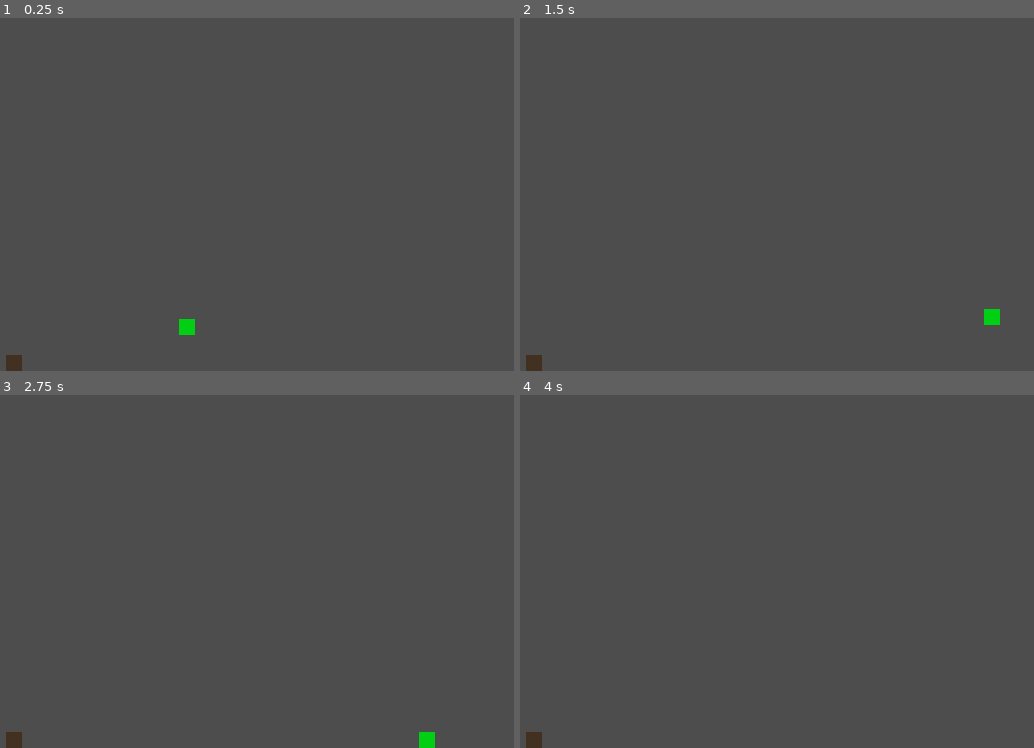
Above: before the commit, frames 1-4 (two rows, left to right).
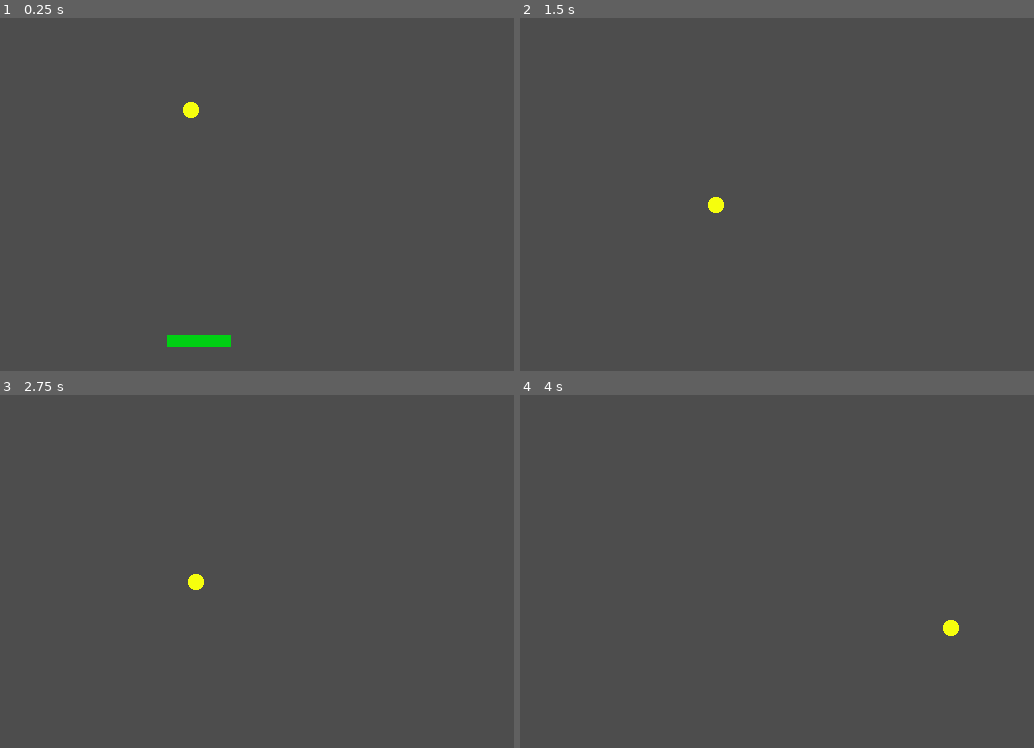
Above: after the commit, the same moments.

Repository: YannVeld/LD60
Game: Godot game, scene res://main.tscn
The game is run twice, just before and just after one commit, with the same random seed, the same clock (stepped at 60 frames per second) and the same inputs.
Inputs:
- Up to frame 1 (0.25 s): no input
- Up to frame 2 (1.5 s): tap Enter (ui_accept) at 0.5, 0.6, 0.77, 1.07, 1.35 s; hold Right (ui_right) from 0.53 s (still down)
- Up to frame 3 (2.75 s): tap Enter (ui_accept) at 1.52, 1.82, 2, 2.1 s; release Right (ui_right) at 2.03 s; hold Left (ui_left) from 2.03 s (still down)
- Up to frame 4 (4 s): release Left (ui_left) at 2.78 s; hold Right (ui_right) from 2.78 s (still down); tap Enter (ui_accept) at 2.85, 3.02, 3.32, 3.5, 3.6, 3.77 s

The runs differ from the first frame. In frame 1, 0.8% of the frame differs, in the area x 1-45%, y 23-100%; in frame 2, 0.4%; in frame 3, 0.4%; in frame 4, 0.3%.

Commit message:
First version of tetris

Diff:
--- /dev/null
+++ b/Scripts/ball.gd
@@ -0,0 +1,52 @@
+class_name Ball extends RigidBody2D
+
+@export var gameProperties: GameProperties
+
+const MAXSPEED: float = 2000.0
+
+var initial_pos: Vector2
+
+# Called when the node enters the scene tree for the first time.
+func _ready() -> void:
+	initial_pos = global_position
+
+	body_entered.connect(_on_body_entered)
+
+	var _outArea: Area2D = $"../OutArea"
+	_outArea.body_entered.connect(_on_out_area_entered)
+
+	_respawn(0.0)
+
+
+# Called every frame. 'delta' is the elapsed time since the previous frame.
+func _process(delta: float) -> void:
+	pass
+
+func _physics_process(delta: float) -> void:
+	pass
+
+func _integrate_forces(state: PhysicsDirectBodyState2D) -> void:
+	if linear_velocity.length() > MAXSPEED:
+		linear_velocity = linear_velocity.normalized() * MAXSPEED
+
+
+
+func _respawn(respawn_time: float):
+	set_deferred("freeze", true)
+
+	global_position = initial_pos
+	linear_velocity = Vector2.ZERO
+	await get_tree().create_timer(respawn_time).timeout
+	var vel: Vector2 = Vector2.LEFT.rotated(PI*randf())
+	linear_velocity = vel * gameProperties.ball_speed
+
+	set_deferred("freeze", false)
+
+
+func _on_body_entered(body: Node):
+	if body is Bat:
+		set_axis_velocity(linear_velocity + Vector2.UP * gameProperties.bat_boost)
+
+func _on_out_area_entered(body: Node2D):
+	if not body == self: return
+	_respawn(gameProperties.ball_respawn_time)
--- /dev/null
+++ b/Scripts/bat.gd
@@ -0,0 +1,18 @@
+class_name Bat extends StaticBody2D
+
+const SPEED: float = 500.0
+
+var input_dir: float = 0.0
+
+# Called when the node enters the scene tree for the first time.
+func _ready() -> void:
+	pass # Replace with function body.
+
+
+# Called every frame. 'delta' is the elapsed time since the previous frame.
+func _process(delta: float) -> void:
+	input_dir = Input.get_axis("move_left", "move_right")
+
+
+func _physics_process(delta: float) -> void:
+	position.x += input_dir * SPEED * delta
--- /dev/null
+++ b/Scripts/game_properties.gd
@@ -0,0 +1,6 @@
+class_name GameProperties extends Resource
+
+@export var ball_speed: float = 500.0
+@export var bat_boost: float = 100.0
+
+@export var ball_respawn_time: float = 2.0
--- a/Scripts/player_movement.gd
+++ /dev/null
@@ -1,25 +0,0 @@
-extends CharacterBody2D
-
-
-const SPEED = 300.0
-const JUMP_VELOCITY = -400.0
-
-
-func _physics_process(delta: float) -> void:
-	# Add the gravity.
-	if not is_on_floor():
-		velocity += get_gravity() * delta
-
-	# Handle jump.
-	if Input.is_action_just_pressed("ui_accept") and is_on_floor():
-		velocity.y = JUMP_VELOCITY
-
-	# Get the input direction and handle the movement/deceleration.
-	# As good practice, you should replace UI actions with custom gameplay actions.
-	var direction := Input.get_axis("ui_left", "ui_right")
-	if direction:
-		velocity.x = direction * SPEED
-	else:
-		velocity.x = move_toward(velocity.x, 0, SPEED)
-
-	move_and_slide()
--- /dev/null
+++ b/gameProperties.tres
@@ -0,0 +1,7 @@
+[gd_resource type="Resource" script_class="GameProperties" format=3 uid="uid://bmmc64lrnyhh8"]
+
+[ext_resource type="Script" uid="uid://bbos43d6hcw4x" path="res://Scripts/game_properties.gd" id="1_2tppu"]
+
+[resource]
+script = ExtResource("1_2tppu")
+metadata/_custom_type_script = "uid://bbos43d6hcw4x"
--- a/main.tscn
+++ b/main.tscn
@@ -1,40 +1,89 @@
 [gd_scene format=3 uid="uid://dggmv72mor6lf"]
 
-[ext_resource type="Script" uid="uid://bs5s20m8outse" path="res://Scripts/player_movement.gd" id="1_0xm2m"]
+[ext_resource type="Script" uid="uid://dxgq8kcajiq3s" path="res://Scripts/ball.gd" id="1_0xm2m"]
+[ext_resource type="Texture2D" uid="uid://2wh2ila100x0" path="res://Sprites/yellowCircle.png" id="1_ig7tw"]
 [ext_resource type="Texture2D" uid="uid://bmauc48gxglmh" path="res://Sprites/greenSquare.png" id="2_h2yge"]
-[ext_resource type="Texture2D" uid="uid://ctafehlq1f6dw" path="res://Sprites/brownBlock.png" id="3_h2yge"]
+[ext_resource type="Resource" uid="uid://bmmc64lrnyhh8" path="res://gameProperties.tres" id="2_lquwl"]
+[ext_resource type="Script" uid="uid://b23buabh3sigj" path="res://Scripts/bat.gd" id="3_1bvp3"]
 
-[sub_resource type="CircleShape2D" id="CircleShape2D_c7xce"]
+[sub_resource type="PhysicsMaterial" id="PhysicsMaterial_h2yge"]
+friction = 0.0
+rough = true
+bounce = 1.0
+
+[sub_resource type="CircleShape2D" id="CircleShape2D_sifc0"]
 radius = 8.0
 
-[sub_resource type="RectangleShape2D" id="RectangleShape2D_c7xce"]
-size = Vector2(16, 16)
+[sub_resource type="PhysicsMaterial" id="PhysicsMaterial_0xm2m"]
+friction = 0.0
+rough = true
+bounce = 1.0
 
-[sub_resource type="WorldBoundaryShape2D" id="WorldBoundaryShape2D_c7xce"]
+[sub_resource type="WorldBoundaryShape2D" id="WorldBoundaryShape2D_sifc0"]
+normal = Vector2(0, 1)
+
+[sub_resource type="PhysicsMaterial" id="PhysicsMaterial_1bvp3"]
+friction = 0.0
+bounce = 1.0
+
+[sub_resource type="CapsuleShape2D" id="CapsuleShape2D_1bvp3"]
+radius = 6.0
+height = 64.0
+
+[sub_resource type="WorldBoundaryShape2D" id="WorldBoundaryShape2D_cx551"]
+distance = 34.0
 
 [node name="Node2D" type="Node2D" unique_id=1396456076]
 
-[node name="CharacterBody2D" type="CharacterBody2D" parent="." unique_id=2123570549]
-position = Vector2(313, 287)
+[node name="Ball" type="RigidBody2D" parent="." unique_id=862803632]
+position = Vector2(322, 194)
+physics_material_override = SubResource("PhysicsMaterial_h2yge")
+gravity_scale = 0.5
+lock_rotation = true
+continuous_cd = 2
+contact_monitor = true
+max_contacts_reported = 3
 script = ExtResource("1_0xm2m")
+gameProperties = ExtResource("2_lquwl")
 
-[node name="Sprite2D" type="Sprite2D" parent="CharacterBody2D" unique_id=895361514]
+[node name="Sprite2D" type="Sprite2D" parent="Ball" unique_id=180812032]
+texture = ExtResource("1_ig7tw")
+
+[node name="CollisionShape2D" type="CollisionShape2D" parent="Ball" unique_id=2127869619]
+shape = SubResource("CircleShape2D_sifc0")
+
+[node name="LevelWalls" type="StaticBody2D" parent="." unique_id=1074300178]
+physics_material_override = SubResource("PhysicsMaterial_0xm2m")
+
+[node name="right" type="CollisionShape2D" parent="LevelWalls" unique_id=598274539]
+position = Vector2(640, 360)
+rotation = 1.5707964
+shape = SubResource("WorldBoundaryShape2D_sifc0")
+
+[node name="top" type="CollisionShape2D" parent="LevelWalls" unique_id=1884538656]
+shape = SubResource("WorldBoundaryShape2D_sifc0")
+
+[node name="left" type="CollisionShape2D" parent="LevelWalls" unique_id=524024089]
+rotation = 4.712389
+shape = SubResource("WorldBoundaryShape2D_sifc0")
+
+[node name="Bat" type="StaticBody2D" parent="." unique_id=1031534249]
+position = Vector2(325, 330)
+physics_material_override = SubResource("PhysicsMaterial_1bvp3")
+script = ExtResource("3_1bvp3")
+
+[node name="Sprite2D" type="Sprite2D" parent="Bat" unique_id=829826266]
+scale = Vector2(4, 0.75)
 texture = ExtResource("2_h2yge")
 
-[node name="CollisionShape2D" type="CollisionShape2D" parent="CharacterBody2D" unique_id=1117157410]
-shape = SubResource("CircleShape2D_c7xce")
+[node name="CollisionShape2D" type="CollisionShape2D" parent="Bat" unique_id=881752591]
+rotation = 1.5707964
+shape = SubResource("CapsuleShape2D_1bvp3")
 
-[node name="StaticBody2D" type="StaticBody2D" parent="." unique_id=1522687327]
-position = Vector2(140, 352)
+[node name="OutArea" type="Area2D" parent="." unique_id=244651015]
+position = Vector2(324, 427.64)
+collision_layer = 2
 
-[node name="Sprite2D" type="Sprite2D" parent="StaticBody2D" unique_id=236378067]
-texture = ExtResource("3_h2yge")
-
-[node name="CollisionShape2D" type="CollisionShape2D" parent="StaticBody2D" unique_id=1628084825]
-shape = SubResource("RectangleShape2D_c7xce")
-
-[node name="StaticBody2D2" type="StaticBody2D" parent="." unique_id=2001543779]
-position = Vector2(239, 360)
-
-[node name="CollisionShape2D" type="CollisionShape2D" parent="StaticBody2D2" unique_id=1167376400]
-shape = SubResource("WorldBoundaryShape2D_c7xce")
+[node name="CollisionShape2D" type="CollisionShape2D" parent="OutArea" unique_id=1318569660]
+shape = SubResource("WorldBoundaryShape2D_cx551")
+debug_color = Color(0.9067214, 0.1386497, 0.66289157, 0.41960785)
--- a/project.godot
+++ b/project.godot
@@ -22,6 +22,25 @@
 window/stretch/mode="viewport"
 window/stretch/scale_mode="integer"
 
+[input]
+
+move_left={
+"deadzone": 0.2,
+"events": [Object(InputEventKey,"resource_local_to_scene":false,"resource_name":"","device":-1,"window_id":0,"alt_pressed":false,"shift_pressed":false,"ctrl_pressed":false,"meta_pressed":false,"pressed":false,"keycode":0,"physical_keycode":4194319,"key_label":0,"unicode":0,"location":0,"echo":false,"script":null)
+, Object(InputEventKey,"resource_local_to_scene":false,"resource_name":"","device":-1,"window_id":0,"alt_pressed":false,"shift_pressed":false,"ctrl_pressed":false,"meta_pressed":false,"pressed":false,"keycode":0,"physical_keycode":65,"key_label":0,"unicode":97,"location":0,"echo":false,"script":null)
+, Object(InputEventJoypadMotion,"resource_local_to_scene":false,"resource_name":"","device":-1,"axis":0,"axis_value":-1.0,"script":null)
+, Object(InputEventJoypadMotion,"resource_local_to_scene":false,"resource_name":"","device":-1,"axis":2,"axis_value":-1.0,"script":null)
+]
+}
+move_right={
+"deadzone": 0.2,
+"events": [Object(InputEventKey,"resource_local_to_scene":false,"resource_name":"","device":-1,"window_id":0,"alt_pressed":false,"shift_pressed":false,"ctrl_pressed":false,"meta_pressed":false,"pressed":false,"keycode":0,"physical_keycode":4194321,"key_label":0,"unicode":0,"location":0,"echo":false,"script":null)
+, Object(InputEventKey,"resource_local_to_scene":false,"resource_name":"","device":-1,"window_id":0,"alt_pressed":false,"shift_pressed":false,"ctrl_pressed":false,"meta_pressed":false,"pressed":false,"keycode":0,"physical_keycode":68,"key_label":0,"unicode":100,"location":0,"echo":false,"script":null)
+, Object(InputEventJoypadMotion,"resource_local_to_scene":false,"resource_name":"","device":-1,"axis":0,"axis_value":1.0,"script":null)
+, Object(InputEventJoypadMotion,"resource_local_to_scene":false,"resource_name":"","device":-1,"axis":2,"axis_value":1.0,"script":null)
+]
+}
+
 [physics]
 
 3d/physics_engine="Jolt Physics"
Not shown, added: Scripts/ball.gd.uid
Not shown, added: Scripts/bat.gd.uid
Not shown, added: Scripts/game_properties.gd.uid
Not shown, removed: Scripts/player_movement.gd.uid
